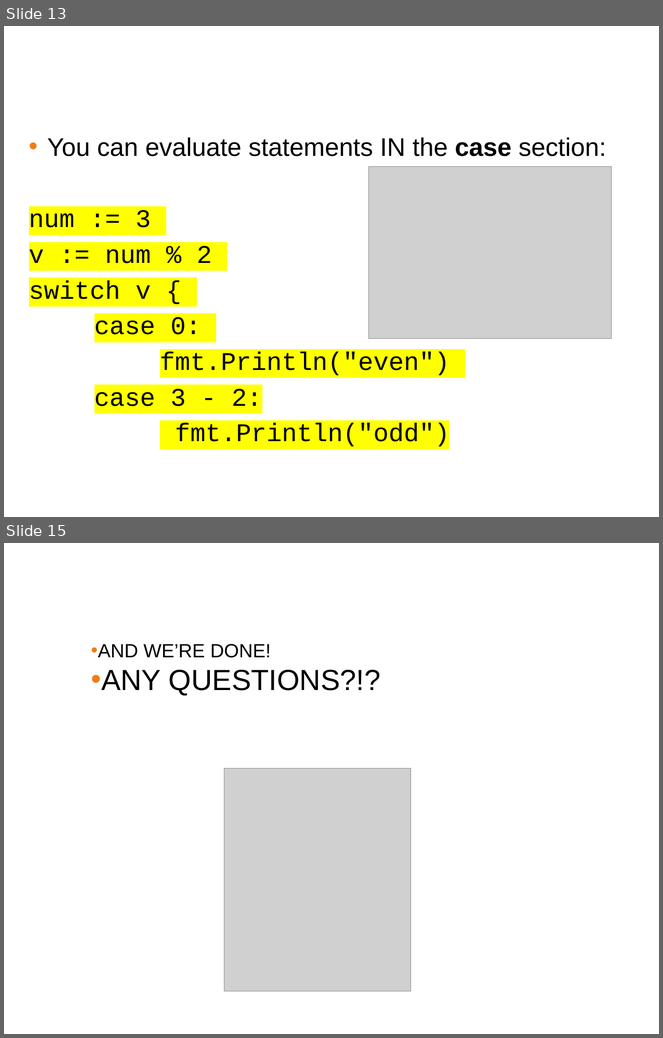
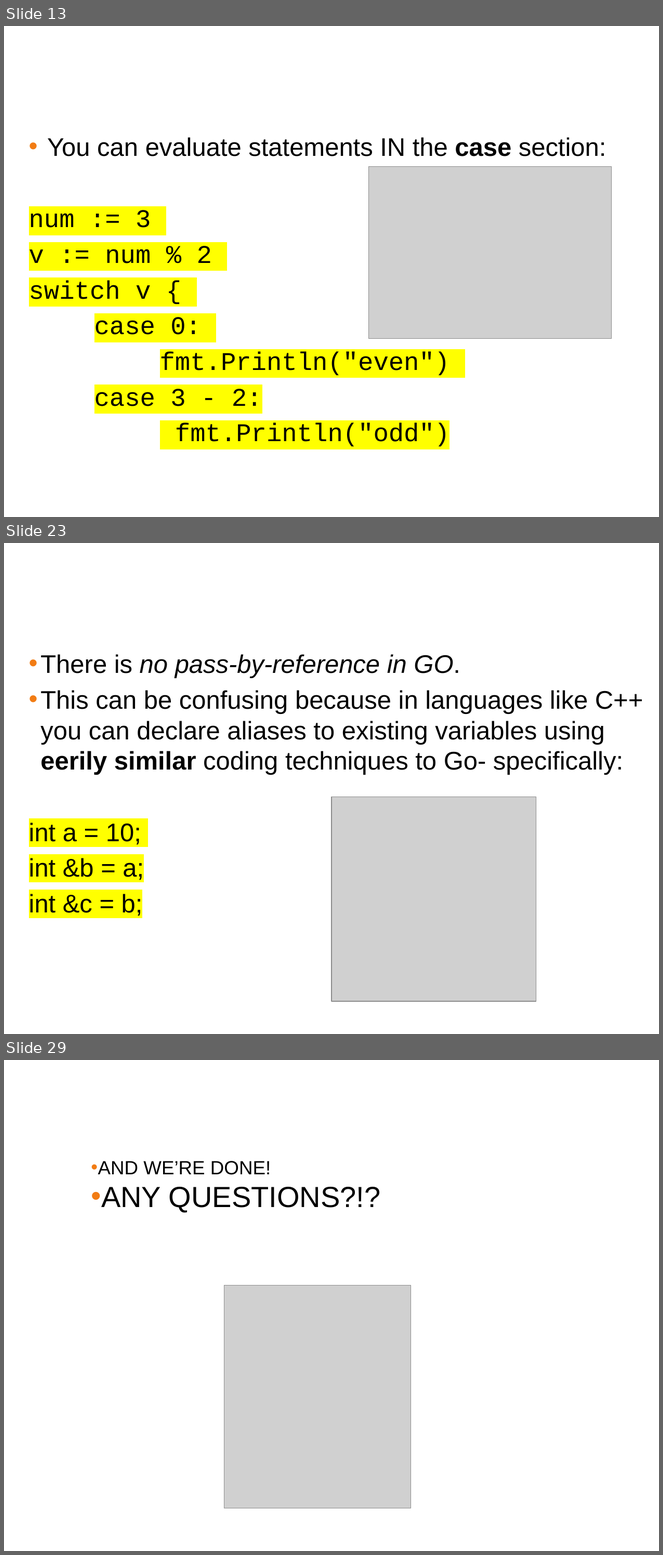
Before and after one commit to ferninphilly/golang_vmware, a slide deck: Module_Three/presentations/module_3_presentation.pptx. Shown one above the other, each under a label of ours: slides 13 and 15 before the commit, slides 13, 23 and 29 after it; the slides between them are not shown. The pictures are 663x1038 and 663x1555 pixels, drawn with LibreOffice and Linux fonts; fonts in the diff are those of the drawing; grey boxes stand for pictures; background and template pictures are left out. Boxes give left, top, right and bottom in pixels: in the first picture for what was removed or moved away, otherwise in the second. Text is boxed around its words. In the diff, an @@ line names an element or a change of style, - is before the commit and + after.

```diff
--- a/Module_Three/presentations/module_3_presentation.pptx
+++ b/Module_Three/presentations/module_3_presentation.pptx
@@ slide 23 added at [4, 543, 659, 1034], background #FFFFFF @@
@@ title added at [9, 554, 653, 602], 38 pt, text #FFFFFF @@
+Pass By Reference
@@ text added at [29, 654, 644, 918], 28 pt, text #000000 @@
+• There is no pass-by-reference in GO.
+• This can be confusing because in languages like C++ you can declare aliases to existing variables using eerily similar coding techniques to Go- specifically:
+int a = 10;
+int &b = a;
+int &c = b;
@@ picture added at [332, 797, 536, 1001] @@
@@ what was slide 15 is now slide 29 @@
```
Also in this commit, not shown: 1 slide changed, 14 other slides added, 1 slide removed, 1 other file.
